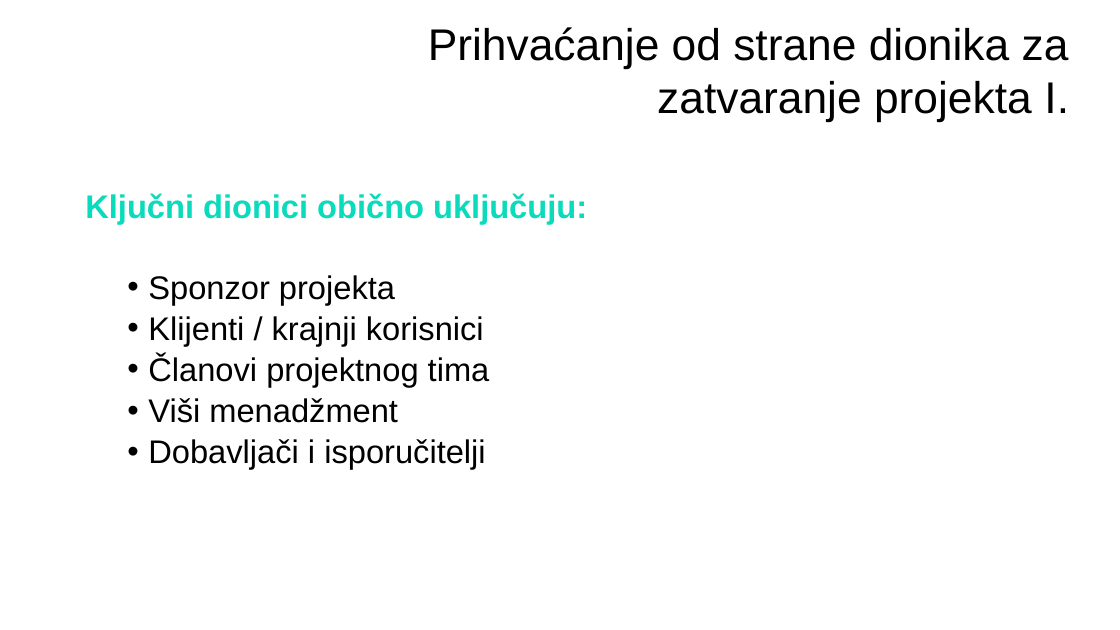
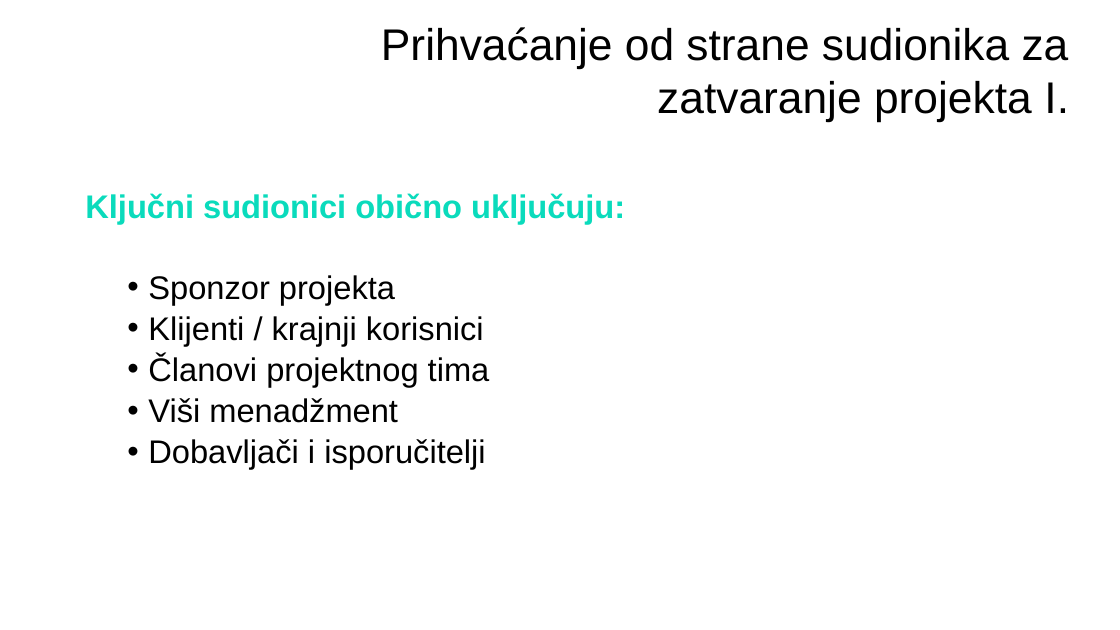
Before and after one commit to dinoDuvnjak/shift4it, a slide deck: slide 6 of 2-project-managment/M5_ENDING THE PROJECT_4 hours_HR.pptx. Drawn at 1120x630 pixels with LibreOffice and Linux fonts; fonts in the diff are those of the drawing; background and template pictures are left out. Boxes give left, top, right and bottom in pixels: in the first picture for what was removed or moved away, otherwise in the second. Text is boxed around its words. In the diff, an @@ line names an element or a change of style, - is before the commit and + after.

```diff
--- a/2-project-managment/M5_ENDING THE PROJECT_4 hours_HR.pptx
+++ b/2-project-managment/M5_ENDING THE PROJECT_4 hours_HR.pptx
@@ text at box(381, 27, 1069, 121): text changed @@
-Prihvaćanje od strane dionika za zatvaranje projekta I.
+Prihvaćanje od strane sudionika za zatvaranje projekta I.
@@ text at box(85, 193, 625, 224): text changed @@
-Ključni dionici obično uključuju:
+Ključni sudionici obično uključuju:
```
Also in this commit, not shown: 8 other slides changed, 1 other file.
